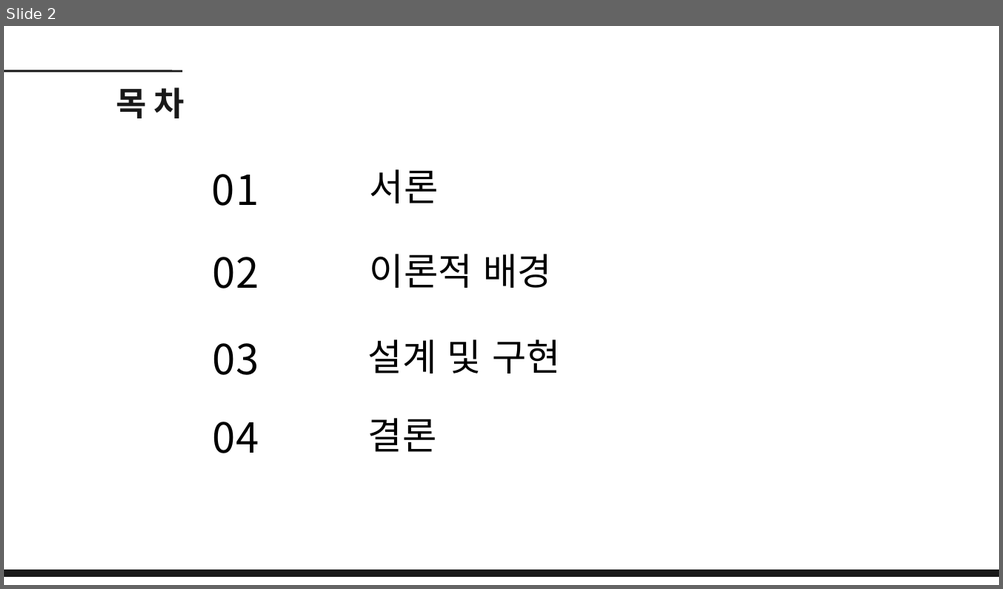
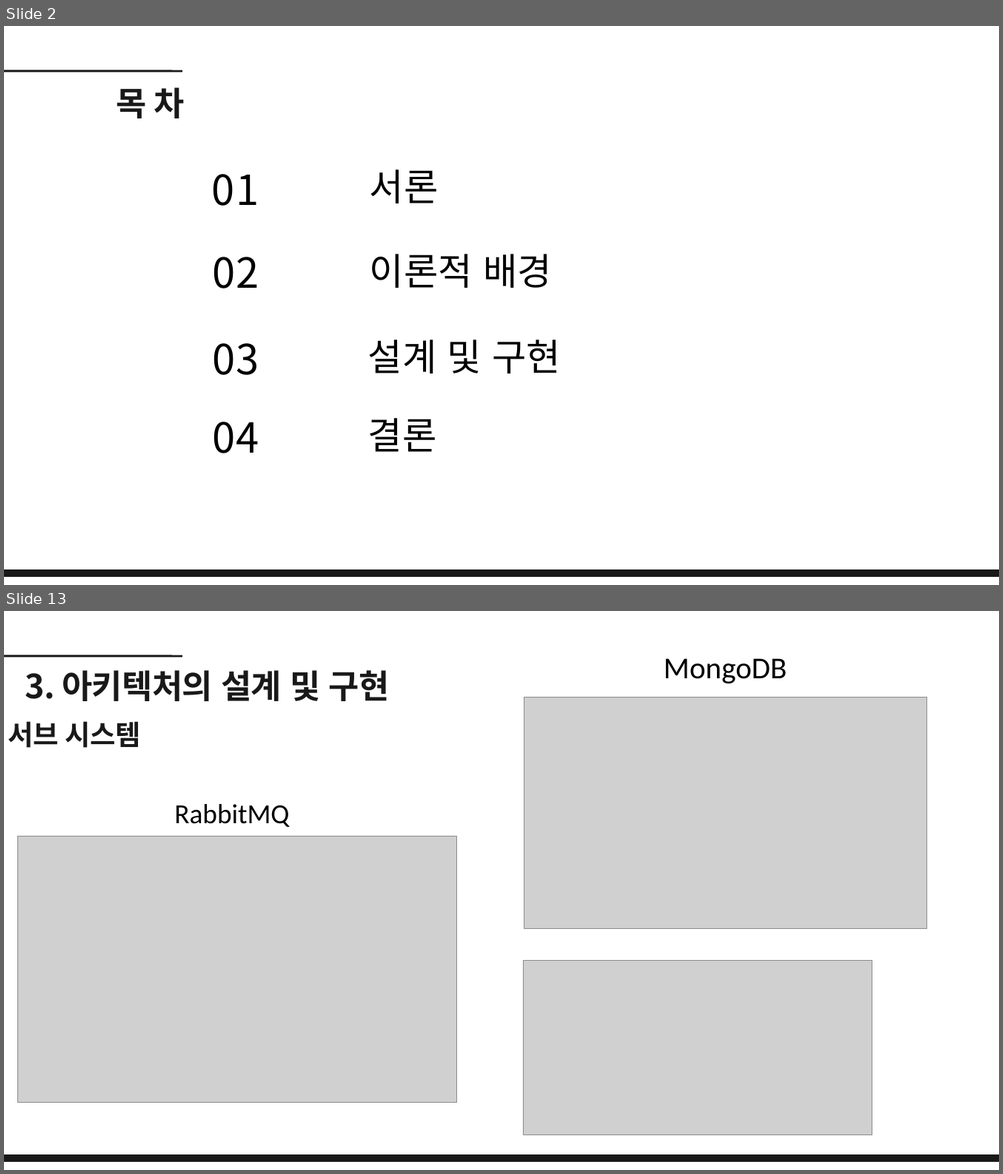
Before and after one commit to dbehdrbs0806/4rd_1sem, a slide deck: GraduationGuidance/20204077_유동균_논문발표ppt.pptx. Shown one above the other, each under a label of ours: slide 2 before the commit, slides 2 and 13 after it; the slides between them are not shown. The pictures are 1003x589 and 1003x1174 pixels, drawn with LibreOffice and Linux fonts; fonts in the diff are those of the drawing; grey boxes stand for pictures. Boxes give left, top, right and bottom in pixels: in the first picture for what was removed or moved away, otherwise in the second. Text is boxed around its words. In the diff, an @@ line names an element or a change of style, - is before the commit and + after.

```diff
--- a/GraduationGuidance/20204077_유동균_논문발표ppt.pptx
+++ b/GraduationGuidance/20204077_유동균_논문발표ppt.pptx
@@ slide 13 added at <box>4,611,999,1170</box>, background #FFFFFF @@
@@ line added from (4, 656) to (182, 656), #191919 3 pt @@
@@ text added at <box>8,670,390,748</box>, 48 pt, text #191919, bold @@
+3. 아키텍처의 설계 및 구현
+서브 시스템
@@ text added at <box>663,658,787,684</box>, 44 pt, text #000000 @@
+MongoDB
@@ picture added at <box>524,697,926,928</box> @@
@@ text added at <box>174,804,289,827</box>, 40 pt, text #000000 @@
+RabbitMQ
@@ picture added at <box>17,836,457,1103</box> @@
@@ picture added at <box>523,960,872,1135</box> @@
@@ freeform shape added at <box>4,1156,999,1162</box>, fill #191919, outline #191919 1.5 pt @@
```
Also in this commit, not shown: 6 slides changed, 10 other slides added, 7 slides removed, 3 other files.
